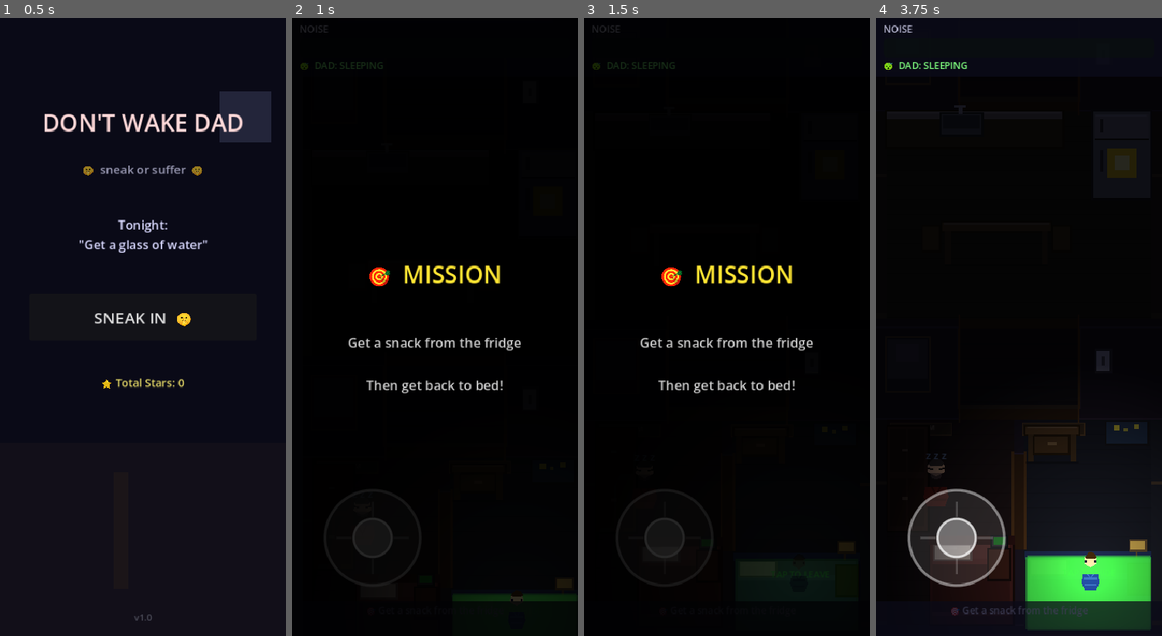
Above: before the commit, frames 1-4 (left to right).
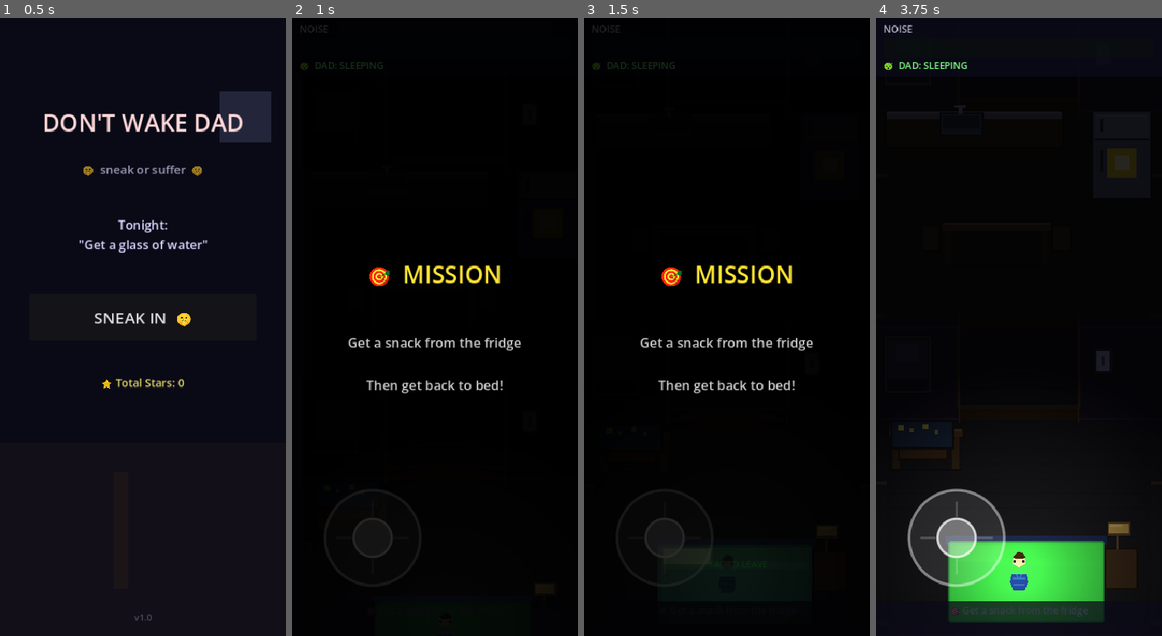
Above: after the commit, the same moments.

Repository: whitzytraiding-max/Game-idea
Game: Godot game, scene res://scenes/main_menu.tscn
Two runs of this game, one before a commit and one after it. Both use one fixed random seed, a clock stepped at 60 frames per second and the inputs below. Sound files missing from this copy of the repository are replaced by a short silence.
Inputs (mouse positions are in pixels of both pictures, inside the frame that each line leads up to):
- Up to frame 1 (0.5 s): no input
- Up to frame 2 (1 s): click "SNEAK IN 🤫" at 0.5 s
- Up to frame 3 (1.5 s): tap Enter at 1.25 s; move the mouse to (789, 296) at 1.27 s; click (789, 296) at 1.42 s
- Up to frame 4 (3.75 s): tap Enter at 2, 2.75, 3.5 s; drag from (961, 357) to (973, 129) at 2.02 s; move the mouse to (1047, 191) at 2.77 s; click (1047, 191) at 2.92 s; drag from (1004, 450) to (996, 240) at 3.52 s

Frame 1 is identical in both runs. In frame 2, 0.5% of the frame differs, in the area x 56-100%, y 90-95%; in frame 3, 0.4%; in frame 4, 10%, in the area x 7-97%, y 65-100%.

Commit message:
Fix layout: Dad at top, common rooms middle, Kid at bottom
Dad's room is now at the very top (far end of the house). Kid's room
is at the very bottom. Common rooms (kitchen/living room/bathroom)
with hallways sit in between. Player starts in their room and must
sneak the full length of the house to reach the objective — Dad then
charges down from the top to catch them on the way back.

Both Dad's and Kid's rooms are now full-width with proper furniture
scaled for the full 390px. Removed the split-floor approach entirely.

Co-Authored-By: Claude Sonnet 4.6 <noreply@anthropic.com>

Diff:
--- a/dont-wake-dad/scripts/house_generator.gd
+++ b/dont-wake-dad/scripts/house_generator.gd
@@ -44,21 +44,27 @@
 		middle.append(pool[i])
 	middle.shuffle()
 
-	# Sections: objective rooms at top, hallways between them,
-	# then one hallway into the shared bottom floor (Dad | Kid).
+	# Layout top → bottom:
+	#   Dad's Room  ←  far end of the house
+	#   hallway
+	#   common room(s) with hallways between them  ←  objective is here
+	#   hallway
+	#   Kid's Room  ←  player starts here
+	#
+	# Player must sneak UP through the whole house past the common rooms,
+	# grab the item, and race back before Dad charges down from the top.
+
 	var sections: Array = []
+	sections.append({"kind": "room", "rtype": "dads_room", "is_obj": false})
+	sections.append({"kind": "hall"})
 	for i in range(middle.size()):
-		sections.append({"kind": "room",  "rtype": middle[i]})
+		sections.append({"kind": "room", "rtype": middle[i], "is_obj": middle[i] == required_room})
 		sections.append({"kind": "hall"})
-	sections.append({"kind": "split"})   # Dad's Room | Kid's Room
-
-	# Total height
+	sections.append({"kind": "room", "rtype": "kids_room", "is_obj": false})
+
 	var total_h: float = 0.0
 	for s in sections:
-		match s["kind"]:
-			"room":  total_h += ROOM_H
-			"hall":  total_h += HALL_H
-			"split": total_h += ROOM_H
+		total_h += ROOM_H if s["kind"] == "room" else HALL_H
 
 	var root := Node2D.new()
 	root.name = "GeneratedHouse"
@@ -70,193 +76,33 @@
 	root.add_child(bg)
 
 	var y: float = 0.0
-	var split_y: float = 0.0
+	var kids_room_y: float = total_h - ROOM_H  # always the last section
+	var dads_room_y: float = 0.0               # always the first section
 
 	for i in range(sections.size()):
 		var s: Dictionary = sections[i]
-		match s["kind"]:
-			"room":
-				var north := (i > 0)
-				var south := (i < sections.size() - 1)
-				var is_obj: bool = (s["rtype"] == required_room)
-				_build_room(root, s["rtype"], y, north, south, is_obj)
-				y += ROOM_H
-			"hall":
-				_build_hallway(root, y)
-				y += HALL_H
-			"split":
-				split_y = y
-				_build_split_floor(root, y)
-				y += ROOM_H
-
-	# PlayerStart — near bed in Kid's Room (right half)
+		if s["kind"] == "room":
+			var north_door := (i > 0)
+			var south_door := (i < sections.size() - 1)
+			_build_room(root, s["rtype"], y, north_door, south_door, s.get("is_obj", false))
+			y += ROOM_H
+		else:
+			_build_hallway(root, y)
+			y += HALL_H
+
+	# PlayerStart — near the kid's bed at the very bottom
 	var ps := Node2D.new()
 	ps.name = "PlayerStart"
-	ps.position = Vector2(SPLIT_X + (ROOM_W - SPLIT_X) * 0.5, split_y + ROOM_H * 0.74)
+	ps.position = Vector2(ROOM_W * 0.5, kids_room_y + ROOM_H * 0.74)
 	root.add_child(ps)
 
-	# DadStart — centre of Dad's Room (left half), near his bed
+	# DadStart — in his room at the very top
 	var ds := Node2D.new()
 	ds.name = "DadStart"
-	ds.position = Vector2(SPLIT_X * 0.42, split_y + ROOM_H * 0.36)
+	ds.position = Vector2(ROOM_W * 0.38, dads_room_y + ROOM_H * 0.40)
 	root.add_child(ds)
 
 	return root
-
-# ── Split floor (Dad's Room LEFT | Kid's Room RIGHT) ─────────────────────────
-
-func _build_split_floor(root: Node2D, y_off: float) -> void:
-	var c := Node2D.new()
-	c.name = "split_floor"
-	c.position = Vector2(0.0, y_off)
-	root.add_child(c)
-
-	# Two floor colours — left dad, right kid
-	_color_rect(c, 0.0, 0.0, SPLIT_X, ROOM_H, Color(0.10, 0.07, 0.08, 1.0))
-	_color_rect(c, SPLIT_X, 0.0, ROOM_W - SPLIT_X, ROOM_H, Color(0.08, 0.09, 0.13, 1.0))
-
-	# Floor plank lines on each half
-	_floor_planks(c, WALL_T, WALL_T, CENTRE_X - WALL_T, ROOM_H - WALL_T * 2.0)
-	_floor_planks(c, CENTRE_X + CENTRE_W, WALL_T, ROOM_W - WALL_T - CENTRE_X - CENTRE_W, ROOM_H - WALL_T * 2.0)
-
-	# Outer walls
-	_north_wall(c, true)   # hallway above connects through centre gap
-	_south_wall(c, false)  # bottom of house — solid
-	_wall_rect(c, 0.0, WALL_T, WALL_T, ROOM_H - WALL_T * 2.0)
-	_wall_rect(c, ROOM_W - WALL_T, WALL_T, WALL_T, ROOM_H - WALL_T * 2.0)
-
-	# Centre dividing wall — solid top/bottom, door in upper-middle section
-	var door_y: float  = ROOM_H * 0.20
-	var door_h: float  = ROOM_H * 0.42
-	if door_y - WALL_T > 2.0:
-		_wall_rect(c, CENTRE_X, WALL_T, CENTRE_W, door_y - WALL_T)
-	_wall_rect(c, CENTRE_X, door_y + door_h, CENTRE_W, ROOM_H - WALL_T - door_y - door_h)
-	# Door visuals
-	_color_rect(c, CENTRE_X, door_y, CENTRE_W, door_h, DOOR_COLOR)
-	_color_rect(c, CENTRE_X - 3.0, door_y - 4.0, 3.0, door_h + 4.0, DOOR_TRIM)
-	_color_rect(c, CENTRE_X + CENTRE_W, door_y - 4.0, 3.0, door_h + 4.0, DOOR_TRIM)
-
-	# Wall detail (chair rails, baseboards) on outer and centre walls
-	_split_wall_details(c)
-
-	# Room labels
-	_split_label(c, "DAD'S ROOM", WALL_T + 6.0)
-	_split_label(c, "YOUR ROOM",  SPLIT_X + 6.0)
-
-	# Room contents
-	_build_dads_room_half(c)
-	_build_kids_room_half(c)
-
-func _split_wall_details(c: Node2D) -> void:
-	var rail_y: float = WALL_T + (ROOM_H - WALL_T * 2.0) * 0.30
-	var base_y: float = ROOM_H - WALL_T - 7.0
-	# Left outer wall
-	_color_rect(c, 0.0, WALL_T, WALL_T, ROOM_H - WALL_T * 2.0, Color(0.12, 0.09, 0.10, 1.0))
-	_color_rect(c, 0.0, rail_y, WALL_T, 4.0, Color(0.28, 0.22, 0.16, 0.7))
-	_color_rect(c, 0.0, base_y, WALL_T, 7.0, Color(0.20, 0.16, 0.14, 0.8))
-	# Right outer wall
-	_color_rect(c, ROOM_W - WALL_T, WALL_T, WALL_T, ROOM_H - WALL_T * 2.0, Color(0.09, 0.10, 0.14, 1.0))
-	_color_rect(c, ROOM_W - WALL_T, rail_y, WALL_T, 4.0, Color(0.28, 0.22, 0.16, 0.7))
-	_color_rect(c, ROOM_W - WALL_T, base_y, WALL_T, 7.0, Color(0.20, 0.16, 0.14, 0.8))
-
-func _split_label(c: Node2D, text: String, x: float) -> void:
-	_outlined_rect(c, x, WALL_T + 6.0, 82.0, 14.0,
-		Color(0.18, 0.14, 0.10, 1.0), Color(0.30, 0.22, 0.14, 1.0), 1.5)
-	var lbl := Label.new()
-	lbl.text = text
-	lbl.position = Vector2(x + 2.0, WALL_T + 5.0)
-	lbl.add_theme_font_size_override("font_size", 9)
-	lbl.modulate = Color(0.70, 0.62, 0.48, 0.9)
-	c.add_child(lbl)
-
-# ── Dad's half (left, x=14…CENTRE_X) ─────────────────────────────────────────
-
-func _build_dads_room_half(c: Node2D) -> void:
-	var rx: float = WALL_T          # left edge of usable area
-	var rw: float = CENTRE_X - rx  # ~174px usable width
-
-	# Wardrobe against left wall
-	_shadow_line(c, rx + 2.0, WALL_T + 152.0, 54.0)
-	_outlined_rect(c, rx + 2.0, WALL_T + 10.0, 54.0, 142.0,
-		Color(0.18, 0.10, 0.08, 1.0), Color(0.06, 0.04, 0.03, 1.0), 2.5)
-	_color_rect(c, rx + 5.0, WALL_T + 14.0, 22.0, 58.0, Color(0.14, 0.08, 0.06, 1.0))
-	_color_rect(c, rx + 30.0, WALL_T + 14.0, 22.0, 58.0, Color(0.14, 0.08, 0.06, 1.0))
-	_color_rect(c, rx + 5.0, WALL_T + 80.0, 22.0, 66.0, Color(0.14, 0.08, 0.06, 1.0))
-	_color_rect(c, rx + 30.0, WALL_T + 80.0, 22.0, 66.0, Color(0.14, 0.08, 0.06, 1.0))
-	_color_rect(c, rx + 22.0, WALL_T + 40.0, 8.0, 4.0, Color(0.38, 0.30, 0.22, 1.0))
-	_color_rect(c, rx + 22.0, WALL_T + 106.0, 8.0, 4.0, Color(0.38, 0.30, 0.22, 1.0))
-
-	# Bed — centred right portion of left half
-	var bx: float = rx + 60.0
-	var by: float = ROOM_H - 128.0
-	_shadow_line(c, bx, by + 112.0, rw - 62.0)
-	_outlined_rect(c, bx, by, rw - 62.0, 112.0,
-		Color(0.22, 0.10, 0.10, 1.0), Color(0.08, 0.04, 0.04, 1.0), 2.5)
-	_color_rect(c, bx + 3.0, by + 4.0, rw - 68.0, 96.0, Color(0.30, 0.14, 0.14, 1.0))
-	_color_rect(c, bx + 3.0, by + 22.0, rw - 68.0, 74.0, Color(0.18, 0.08, 0.08, 1.0))
-	_color_rect(c, bx + 3.0, by + 22.0, rw - 68.0, 8.0, Color(0.28, 0.12, 0.12, 1.0))
-	_outlined_rect(c, bx + 6.0, by + 5.0, 48.0, 18.0,
-		Color(0.65, 0.60, 0.58, 1.0), Color(0.35, 0.28, 0.28, 1.0))
-	_surface_highlight(c, bx + 8.0, by + 7.0, 28.0, 0.10)
-	_color_rect(c, bx - 3.0, by - 9.0, rw - 56.0, 12.0, Color(0.14, 0.06, 0.06, 1.0))
-
-	# Nightstand
-	_outlined_rect(c, CENTRE_X - 34.0, by + 10.0, 28.0, 40.0,
-		Color(0.20, 0.10, 0.08, 1.0), Color(0.08, 0.04, 0.04, 1.0))
-	# Alarm clock
-	_outlined_rect(c, CENTRE_X - 30.0, by - 8.0, 20.0, 14.0,
-		Color(0.15, 0.15, 0.18, 1.0), Color(0.06, 0.06, 0.08, 1.0))
-	_color_rect(c, CENTRE_X - 28.0, by - 6.0, 16.0, 10.0, Color(0.05, 0.55, 0.10, 0.8))
-
-	_add_hide_spot(c, Vector2(rx + 29.0, WALL_T + 81.0), "in wardrobe", 54.0, 142.0)
-
-# ── Kid's half (right, x=CENTRE_X+CENTRE_W…ROOM_W-WALL_T) ───────────────────
-
-func _build_kids_room_half(c: Node2D) -> void:
-	var rx: float = CENTRE_X + CENTRE_W  # ~202
-	var rw: float = ROOM_W - WALL_T - rx  # ~174px usable
-
-	# Desk against centre wall (upper portion)
-	var dx: float = rx + 2.0
-	var dy: float = WALL_T + 10.0
-	_shadow_line(c, dx, dy + 48.0, 72.0)
-	_outlined_rect(c, dx, dy, 72.0, 10.0, Color(0.28, 0.20, 0.12, 1.0), Color(0.12, 0.08, 0.04, 1.0))
-	_surface_highlight(c, dx + 2.0, dy, 68.0, 0.10)
-	_color_rect(c, dx + 3.0, dy + 10.0, 8.0, 38.0, Color(0.22, 0.16, 0.10, 1.0))
-	_color_rect(c, dx + 61.0, dy + 10.0, 8.0, 38.0, Color(0.22, 0.16, 0.10, 1.0))
-	_outlined_rect(c, dx + 12.0, dy + 14.0, 46.0, 22.0, Color(0.24, 0.17, 0.10, 1.0), Color(0.12, 0.08, 0.04, 1.0))
-	_color_rect(c, dx + 30.0, dy + 21.0, 12.0, 5.0, Color(0.40, 0.32, 0.22, 1.0))
-
-	# Small star poster on right wall above desk
-	_outlined_rect(c, ROOM_W - WALL_T - 62.0, WALL_T + 4.0, 56.0, 30.0,
-		Color(0.12, 0.18, 0.28, 1.0), Color(0.08, 0.08, 0.10, 1.0))
-	_color_rect(c, ROOM_W - WALL_T - 52.0, WALL_T + 8.0, 8.0, 8.0, Color(0.9, 0.85, 0.2, 0.8))
-	_color_rect(c, ROOM_W - WALL_T - 38.0, WALL_T + 12.0, 5.0, 5.0, Color(0.9, 0.85, 0.2, 0.6))
-	_color_rect(c, ROOM_W - WALL_T - 24.0, WALL_T + 7.0, 7.0, 7.0, Color(0.9, 0.85, 0.2, 0.7))
-
-	# Bed — along the bottom of this half
-	var bx: float = rx + 4.0
-	var by: float = ROOM_H - 108.0
-	_shadow_line(c, bx, by + 98.0, rw - 6.0)
-	_outlined_rect(c, bx, by, rw - 6.0, 98.0,
-		Color(0.16, 0.22, 0.42, 1.0), Color(0.06, 0.08, 0.18, 1.0), 2.5)
-	_color_rect(c, bx + 3.0, by + 4.0, rw - 12.0, 82.0, Color(0.24, 0.32, 0.52, 1.0))
-	_color_rect(c, bx + 3.0, by + 22.0, rw - 12.0, 62.0, Color(0.18, 0.28, 0.55, 1.0))
-	_color_rect(c, bx + 3.0, by + 22.0, rw - 12.0, 8.0, Color(0.28, 0.40, 0.65, 1.0))
-	_surface_highlight(c, bx + 5.0, by + 24.0, 60.0, 0.08)
-	_outlined_rect(c, bx + 6.0, by + 5.0, 48.0, 18.0, Color(0.82, 0.82, 0.86, 1.0), Color(0.40, 0.42, 0.50, 1.0))
-	_surface_highlight(c, bx + 8.0, by + 7.0, 28.0, 0.14)
-	_color_rect(c, bx - 3.0, by - 8.0, rw - 1.0, 11.0, Color(0.10, 0.15, 0.30, 1.0))
-
-	# Nightstand (right side of bed)
-	var nx: float = ROOM_W - WALL_T - 32.0
-	_outlined_rect(c, nx, by + 10.0, 28.0, 40.0, Color(0.22, 0.16, 0.10, 1.0), Color(0.10, 0.07, 0.04, 1.0))
-	_color_rect(c, nx + 10.0, by - 12.0, 3.0, 14.0, Color(0.30, 0.24, 0.18, 1.0))
-	_outlined_rect(c, nx + 3.0, by - 22.0, 20.0, 12.0, Color(0.70, 0.60, 0.30, 0.9), Color(0.30, 0.24, 0.16, 1.0))
-
-	_add_hide_spot(c, Vector2(bx + (rw - 6.0) * 0.5, by + 49.0), "under bed", rw - 6.0, 98.0)
-	_add_hide_spot(c, Vector2(dx + 36.0, dy + 24.0), "under desk", 72.0, 48.0)
-	_add_bed_return(c, rx, by, rw)
 
 # ── Hallway ───────────────────────────────────────────────────────────────────
 
@@ -455,6 +301,8 @@
 
 func _room_content(c: Node2D, rtype: String, is_obj: bool) -> void:
 	match rtype:
+		"dads_room":    _build_dads_room(c)
+		"kids_room":    _build_kids_room(c)
 		"kitchen":      _build_kitchen(c, is_obj)
 		"living_room":  _build_living_room(c, is_obj)
 		"bathroom":     _build_bathroom(c, is_obj)
@@ -556,6 +404,131 @@
 	if is_obj:
 		_add_objective(c, Vector2(tlt_x + 4.0, tlt_y + 38.0))
 
+# ── DAD'S ROOM (full width) ───────────────────────────────────────────────────
+
+func _build_dads_room(c: Node2D) -> void:
+	# Wardrobe — left wall
+	var wx: float = WALL_T + 4.0
+	var wy: float = WALL_T + 14.0
+	_shadow_line(c, wx, wy + 192.0, 76.0)
+	_outlined_rect(c, wx, wy, 76.0, 192.0,
+		Color(0.18, 0.10, 0.08, 1.0), Color(0.06, 0.04, 0.03, 1.0), 3.0)
+	_color_rect(c, wx + 4.0, wy + 6.0, 30.0, 80.0, Color(0.14, 0.08, 0.06, 1.0))
+	_color_rect(c, wx + 40.0, wy + 6.0, 30.0, 80.0, Color(0.14, 0.08, 0.06, 1.0))
+	_color_rect(c, wx + 4.0, wy + 94.0, 30.0, 90.0, Color(0.14, 0.08, 0.06, 1.0))
+	_color_rect(c, wx + 40.0, wy + 94.0, 30.0, 90.0, Color(0.14, 0.08, 0.06, 1.0))
+	_color_rect(c, wx + 32.0, wy + 42.0, 10.0, 4.0, Color(0.38, 0.30, 0.22, 1.0))
+	_color_rect(c, wx + 32.0, wy + 136.0, 10.0, 4.0, Color(0.38, 0.30, 0.22, 1.0))
+
+	# Bed — centred
+	var bx: float = 118.0
+	var by: float = ROOM_H - 140.0
+	_shadow_line(c, bx, by + 118.0, 210.0)
+	_outlined_rect(c, bx, by, 210.0, 118.0,
+		Color(0.22, 0.10, 0.10, 1.0), Color(0.08, 0.04, 0.04, 1.0), 3.0)
+	_color_rect(c, bx + 4.0, by + 4.0, 202.0, 102.0, Color(0.30, 0.14, 0.14, 1.0))
+	_color_rect(c, bx + 4.0, by + 24.0, 202.0, 78.0, Color(0.18, 0.08, 0.08, 1.0))
+	_color_rect(c, bx + 4.0, by + 24.0, 202.0, 9.0, Color(0.28, 0.12, 0.12, 1.0))
+	_surface_highlight(c, bx + 6.0, by + 26.0, 90.0, 0.07)
+	_outlined_rect(c, bx + 8.0, by + 5.0, 70.0, 22.0,
+		Color(0.65, 0.62, 0.60, 1.0), Color(0.35, 0.28, 0.28, 1.0))
+	_surface_highlight(c, bx + 10.0, by + 7.0, 38.0, 0.10)
+	_color_rect(c, bx - 5.0, by - 10.0, 220.0, 14.0, Color(0.14, 0.06, 0.06, 1.0))
+
+	# Nightstand + alarm clock — right of bed
+	var nx: float = bx + 214.0
+	var ny: float = by + 10.0
+	_outlined_rect(c, nx, ny, 44.0, 58.0,
+		Color(0.20, 0.10, 0.08, 1.0), Color(0.08, 0.04, 0.04, 1.0))
+	_outlined_rect(c, nx + 8.0, ny - 20.0, 28.0, 18.0,
+		Color(0.15, 0.15, 0.18, 1.0), Color(0.06, 0.06, 0.08, 1.0))
+	_color_rect(c, nx + 11.0, ny - 17.0, 22.0, 12.0, Color(0.05, 0.60, 0.10, 0.8))
+	_color_rect(c, nx + 10.0, ny, 5.0, 3.0, Color(0.15, 0.15, 0.18, 1.0))
+	_color_rect(c, nx + 27.0, ny, 5.0, 3.0, Color(0.15, 0.15, 0.18, 1.0))
+
+	_add_hide_spot(c, Vector2(wx + 38.0, wy + 96.0), "in wardrobe", 76.0, 192.0)
+
+# ── KID'S ROOM (full width) ───────────────────────────────────────────────────
+
+func _build_kids_room(c: Node2D) -> void:
+	# Desk — left side against wall
+	var dx: float = WALL_T + 4.0
+	var dy: float = WALL_T + 14.0
+	_shadow_line(c, dx, dy + 54.0, 100.0)
+	_outlined_rect(c, dx, dy, 100.0, 10.0,
+		Color(0.28, 0.20, 0.12, 1.0), Color(0.12, 0.08, 0.04, 1.0))
+	_surface_highlight(c, dx + 2.0, dy, 96.0, 0.10)
+	_color_rect(c, dx + 4.0, dy + 10.0, 10.0, 44.0, Color(0.22, 0.16, 0.10, 1.0))
+	_color_rect(c, dx + 86.0, dy + 10.0, 10.0, 44.0, Color(0.22, 0.16, 0.10, 1.0))
+	_outlined_rect(c, dx + 14.0, dy + 14.0, 64.0, 26.0,
+		Color(0.24, 0.17, 0.10, 1.0), Color(0.12, 0.08, 0.04, 1.0))
+	_color_rect(c, dx + 39.0, dy + 22.0, 14.0, 5.0, Color(0.40, 0.32, 0.22, 1.0))
+
+	# Star poster above desk
+	_outlined_rect(c, dx + 4.0, WALL_T + 4.0, 82.0, 34.0,
+		Color(0.12, 0.18, 0.28, 1.0), Color(0.08, 0.08, 0.10, 1.0))
+	_color_rect(c, dx + 12.0, WALL_T + 8.0, 8.0, 8.0, Color(0.9, 0.85, 0.2, 0.8))
+	_color_rect(c, dx + 28.0, WALL_T + 13.0, 5.0, 5.0, Color(0.9, 0.85, 0.2, 0.6))
+	_color_rect(c, dx + 46.0, WALL_T + 7.0, 7.0, 7.0, Color(0.9, 0.85, 0.2, 0.7))
+	_color_rect(c, dx + 62.0, WALL_T + 15.0, 5.0, 5.0, Color(0.9, 0.85, 0.2, 0.5))
+
+	# Bed — centred
+	var bx: float = 100.0
+	var by: float = ROOM_H - 128.0
+	_shadow_line(c, bx, by + 108.0, 210.0)
+	_outlined_rect(c, bx, by, 210.0, 108.0,
+		Color(0.16, 0.22, 0.42, 1.0), Color(0.06, 0.08, 0.18, 1.0), 3.0)
+	_color_rect(c, bx + 4.0, by + 4.0, 202.0, 92.0, Color(0.24, 0.32, 0.52, 1.0))
+	_color_rect(c, bx + 4.0, by + 24.0, 202.0, 72.0, Color(0.18, 0.28, 0.55, 1.0))
+	_color_rect(c, bx + 4.0, by + 24.0, 202.0, 9.0, Color(0.28, 0.40, 0.65, 1.0))
+	_surface_highlight(c, bx + 6.0, by + 26.0, 90.0, 0.08)
+	_outlined_rect(c, bx + 8.0, by + 5.0, 64.0, 22.0,
+		Color(0.82, 0.82, 0.86, 1.0), Color(0.40, 0.42, 0.50, 1.0))
+	_surface_highlight(c, bx + 10.0, by + 7.0, 36.0, 0.14)
+	_color_rect(c, bx - 5.0, by - 9.0, 220.0, 12.0, Color(0.10, 0.15, 0.30, 1.0))
+
+	# Nightstand + lamp — right of bed
+	var nx: float = bx + 214.0
+	var ny: float = by + 10.0
+	_outlined_rect(c, nx, ny, 42.0, 52.0,
+		Color(0.22, 0.16, 0.10, 1.0), Color(0.10, 0.07, 0.04, 1.0))
+	_color_rect(c, nx + 14.0, ny - 24.0, 3.0, 24.0, Color(0.30, 0.24, 0.18, 1.0))
+	_outlined_rect(c, nx + 4.0, ny - 36.0, 26.0, 14.0,
+		Color(0.70, 0.60, 0.30, 0.9), Color(0.30, 0.24, 0.16, 1.0))
+	_surface_highlight(c, nx + 6.0, ny - 34.0, 16.0, 0.20)
+
+	_add_hide_spot(c, Vector2(bx + 105.0, by + 54.0), "under bed", 210.0, 108.0)
+	_add_hide_spot(c, Vector2(dx + 50.0, dy + 27.0), "under desk", 100.0, 54.0)
+	# Full-width bed return — covers the bed
+	var area := Area2D.new()
+	area.name = "BedReturn"
+	area.set_script(load("res://scripts/bed_return.gd"))
+	area.position = Vector2(bx + 105.0, by + 54.0)
+	area.collision_layer = 0
+	area.collision_mask = 1
+	var vis := Polygon2D.new()
+	vis.name = "Visual"
+	vis.polygon = PackedVector2Array([
+		Vector2(-101, -50), Vector2(101, -50), Vector2(101, 50), Vector2(-101, 50)
+	])
+	vis.color = Color(0.18, 0.26, 0.50, 0.0)
+	area.add_child(vis)
+	var cs := CollisionShape2D.new()
+	cs.name = "CollisionShape2D"
+	var rs := RectangleShape2D.new()
+	rs.size = Vector2(202.0, 100.0)
+	cs.shape = rs
+	area.add_child(cs)
+	var lbl := Label.new()
+	lbl.name = "PromptLabel"
+	lbl.text = "TAP TO SLEEP 🛏️"
+	lbl.position = Vector2(-80.0, -68.0)
+	lbl.visible = false
+	lbl.add_theme_font_size_override("font_size", 13)
+	lbl.modulate = Color(1.0, 0.9, 0.2, 1.0)
+	area.add_child(lbl)
+	c.add_child(area)
+
 # ── Entity spawners ───────────────────────────────────────────────────────────
 
 func _add_hide_spot(parent: Node2D, pos: Vector2, spot_name: String, w: float = 80.0, h: float = 50.0) -> void:
@@ -587,40 +560,6 @@
 	obj.position = pos
 	parent.add_child(obj)
 
-func _add_bed_return(parent: Node2D, rx: float, by: float, rw: float) -> void:
-	var bed_script: Script = load("res://scripts/bed_return.gd")
-	if not bed_script:
-		return
-	var area := Area2D.new()
-	area.name = "BedReturn"
-	area.set_script(bed_script)
-	var cx: float = rx + rw * 0.5
-	area.position = Vector2(cx, by + 49.0)
-	area.collision_layer = 0
-	area.collision_mask = 1
-	var vis := Polygon2D.new()
-	vis.name = "Visual"
-	var hw: float = rw * 0.5 - 4.0
-	vis.polygon = PackedVector2Array([
-		Vector2(-hw, -44), Vector2(hw, -44), Vector2(hw, 44), Vector2(-hw, 44)
-	])
-	vis.color = Color(0.18, 0.26, 0.50, 0.0)
-	area.add_child(vis)
-	var cs := CollisionShape2D.new()
-	cs.name = "CollisionShape2D"
-	var rs := RectangleShape2D.new()
-	rs.size = Vector2(rw - 8.0, 88.0)
-	cs.shape = rs
-	area.add_child(cs)
-	var lbl := Label.new()
-	lbl.name = "PromptLabel"
-	lbl.text = "TAP TO SLEEP 🛏️"
-	lbl.position = Vector2(-hw, -60)
-	lbl.visible = false
-	lbl.add_theme_font_size_override("font_size", 13)
-	lbl.modulate = Color(1.0, 0.9, 0.2, 1.0)
-	area.add_child(lbl)
-	parent.add_child(area)
 
 # ── Room data ─────────────────────────────────────────────────────────────────
 
